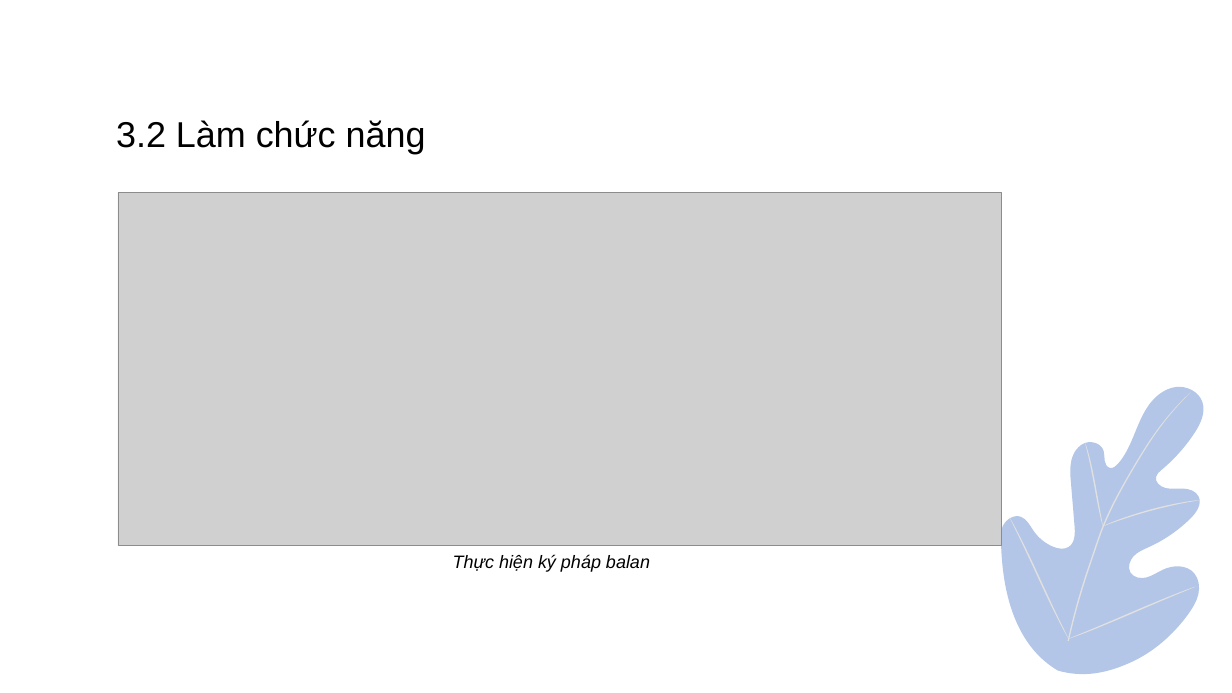
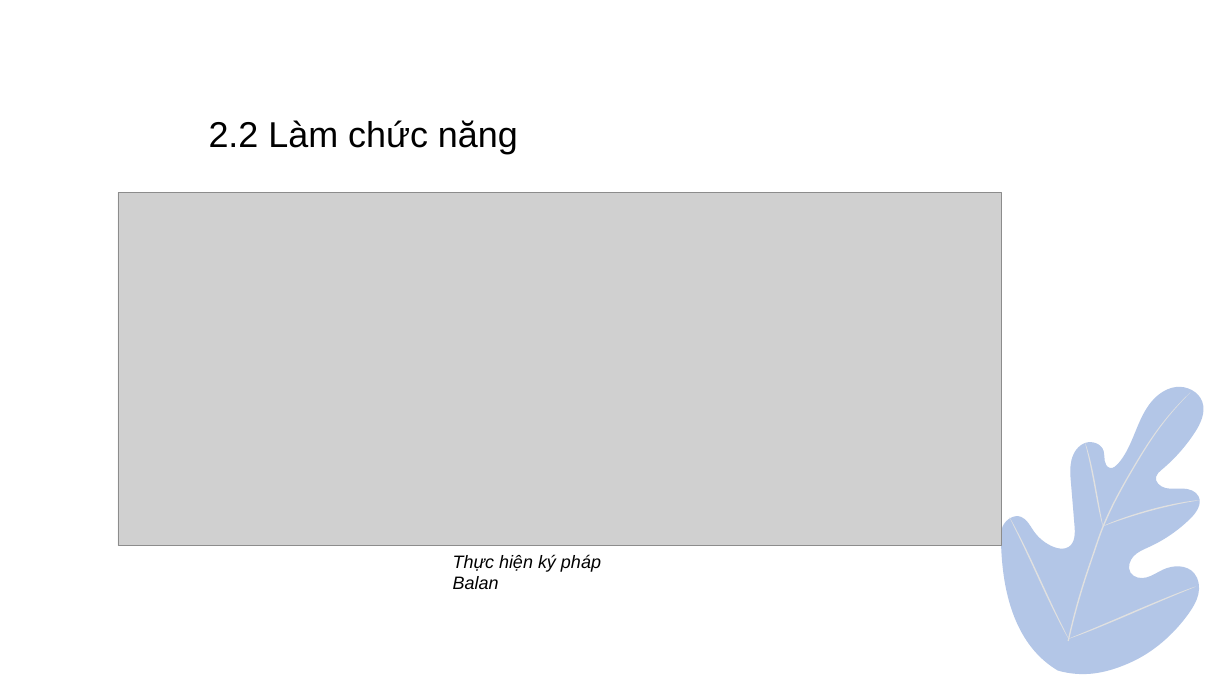
Before and after one commit to Itsstraining/Web-Train21S-Green, a slide deck: slide 8 of Hackathon2/PPTX/Template_HocVien_ITSS_green.pptx. Drawn at 1232x693 pixels with LibreOffice and Linux fonts; fonts in the diff are those of the drawing; grey boxes stand for pictures; background and template pictures are left out. Boxes give left, top, right and bottom in pixels: in the first picture for what was removed or moved away, otherwise in the second. Text is boxed around its words. In the diff, an @@ line names an element or a change of style, - is before the commit and + after.

```diff
--- a/Hackathon2/PPTX/Template_HocVien_ITSS_green.pptx
+++ b/Hackathon2/PPTX/Template_HocVien_ITSS_green.pptx
@@ text at bbox=[209, 120, 518, 154]: text changed @@
-3.2 Làm chức năng
+2.2 Làm chức năng
@@ text at bbox=[453, 554, 601, 589]: text changed @@
-Thực hiện ký pháp balan
+Thực hiện ký pháp Balan
```
Also in this commit, not shown: 8 other slides changed, 1 slide added, 1 slide removed, 3 other files.
